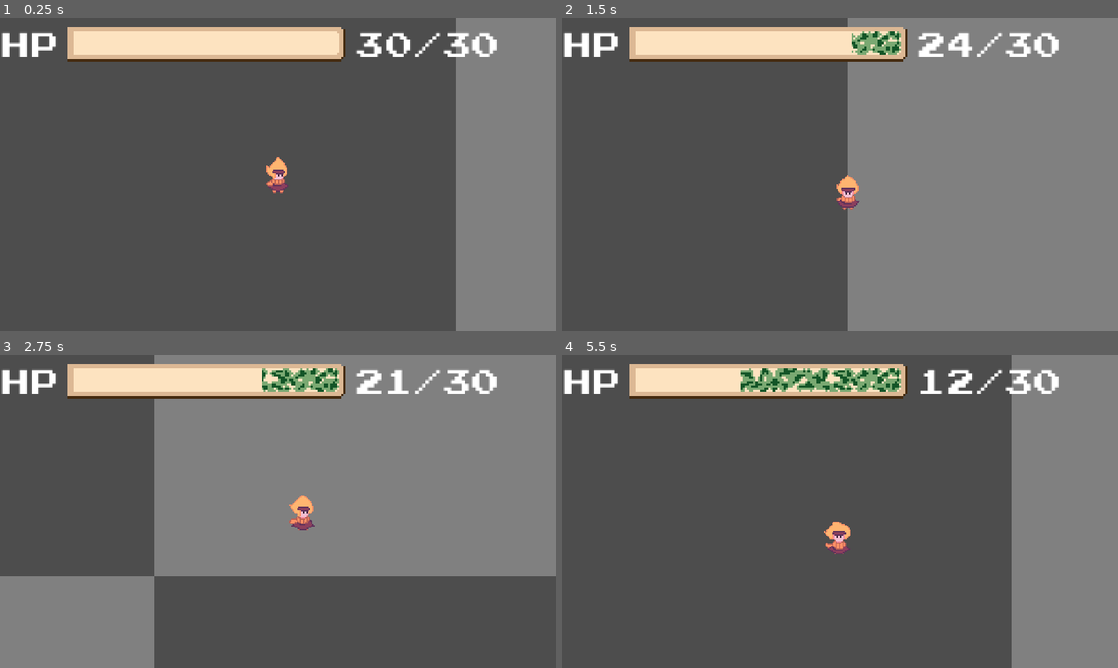
Above: before the commit, frames 1-4 (two rows, left to right).
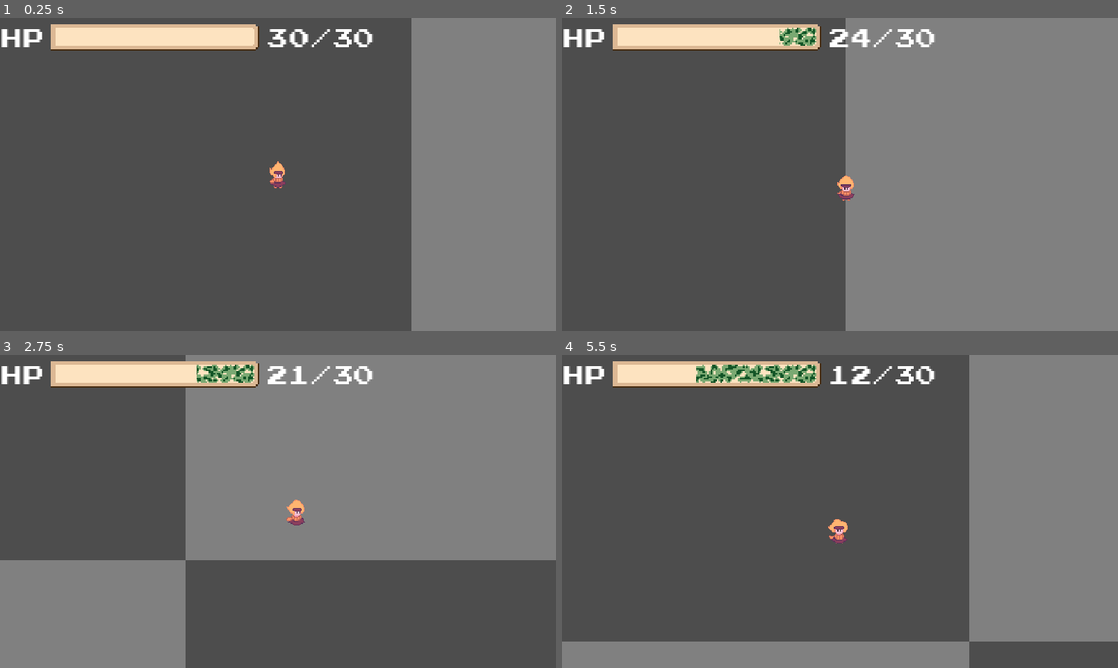
Above: after the commit, the same moments.

Repository: 0megq/PirateJam14
Game: Godot game, scene res://tests/testing_scene.tscn
The game is run twice, just before and just after one commit, with the same random seed, the same clock (stepped at 60 frames per second) and the same inputs.
Inputs (mouse positions are in pixels of both pictures, inside the frame that each line leads up to):
- Up to frame 1 (0.25 s): no input
- Up to frame 2 (1.5 s): tap Enter (ui_accept) at 0.5, 0.77 s; move the mouse to (962, 158) at 0.52 s; hold D (right) 0.53-1.28 s; hold Right mouse button (aim) 0.53-1.28 s; move the mouse to (728, 190) at 1.27 s; hold S (down) from 1.28 s (still down); click (728, 190) at 1.35 s
- Up to frame 3 (2.75 s): tap Enter (ui_accept) at 1.52 s; move the mouse to (333, 442) at 2.02 s; release S (down) at 2.03 s; hold D (right) from 2.03 s (still down); hold Right mouse button (aim) from 2.03 s (still down)
- Up to frame 4 (5.5 s): move the mouse to (812, 574) at 2.77 s; release D (right) at 2.78 s; release Right mouse button (aim) at 2.78 s; hold W (up) 2.78-3.53 s; click (812, 574) at 2.85 s; tap Enter (ui_accept) at 3.02, 3.77, 4.52 s; move the mouse to (1006, 558) at 3.52 s; hold Right mouse button (aim) 3.53-4.28 s; hold A (left) 3.53-5.03 s; move the mouse to (673, 464) at 4.27 s; click (673, 464) at 4.35 s; move the mouse to (867, 511) at 5.02 s; hold S (down) from 5.03 s (still down); hold Right mouse button (aim) from 5.03 s (still down)

The runs differ from the first frame. In frame 1, 14% of the frame differs, in the area x 0-90%, y 0-100%; in frame 2, 6.8%; in frame 3, 16%; in frame 4, 22%, in the area x 0-100%, y 0-100%.

Commit message:
Revert "360x270 resolution"
This reverts commit 5632ad254e6f959a649730708e20e441fd4cb77e.

Diff:
--- a/project/project.godot
+++ b/project/project.godot
@@ -18,10 +18,10 @@
 
 [display]
 
-window/size/viewport_width=480
-window/size/viewport_height=270
-window/size/window_width_override=1440
-window/size/window_height_override=810
+window/size/viewport_width=640
+window/size/viewport_height=360
+window/size/window_width_override=1280
+window/size/window_height_override=720
 window/stretch/mode="canvas_items"
 window/vsync/vsync_mode=0
 
--- a/project/scenes/jam.tscn
+++ b/project/scenes/jam.tscn
@@ -3,11 +3,11 @@
 [ext_resource type="Script" path="res://scripts/jam.gd" id="2_0q0xs"]
 [ext_resource type="Texture2D" uid="uid://f3pers13s54u" path="res://assets/jam/jam_particle.png" id="2_cm63r"]
 
-[sub_resource type="Curve" id="Curve_5mbmi"]
-min_value = -16.0
+[sub_resource type="Curve" id="Curve_cl3pj"]
+min_value = -20.0
 max_value = 16.0
-_data = [Vector2(0, 116.484), 0.0, 0.0, 0, 0, Vector2(1e-05, 19.7802), 0.0, 0.0, 0, 0, Vector2(0.179775, -16), 0.0, 0.0, 0, 0]
-point_count = 3
+_data = [Vector2(0, 16), 0.0, 0.0, 0, 0, Vector2(0.393258, -20), 0.0, 0.0, 0, 0]
+point_count = 2
 
 [sub_resource type="Curve" id="Curve_v0ljn"]
 max_value = 3.0
@@ -24,18 +24,18 @@
 z_index = 1
 texture_filter = 1
 emitting = false
-amount = 32
+amount = 48
 one_shot = true
 explosiveness = 1.0
 texture = ExtResource("2_cm63r")
 gravity = Vector2(0, 0)
 initial_velocity_min = 50.0
-initial_velocity_max = 150.0
-angular_velocity_min = 16.0
+initial_velocity_max = 200.0
+angular_velocity_min = -16.0
 angular_velocity_max = 16.0
 linear_accel_min = 16.0
 linear_accel_max = 16.0
-linear_accel_curve = SubResource("Curve_5mbmi")
+linear_accel_curve = SubResource("Curve_cl3pj")
 scale_amount_max = 2.0
 scale_amount_curve = SubResource("Curve_v0ljn")
 color = Color(1, 0.615686, 1, 1)
